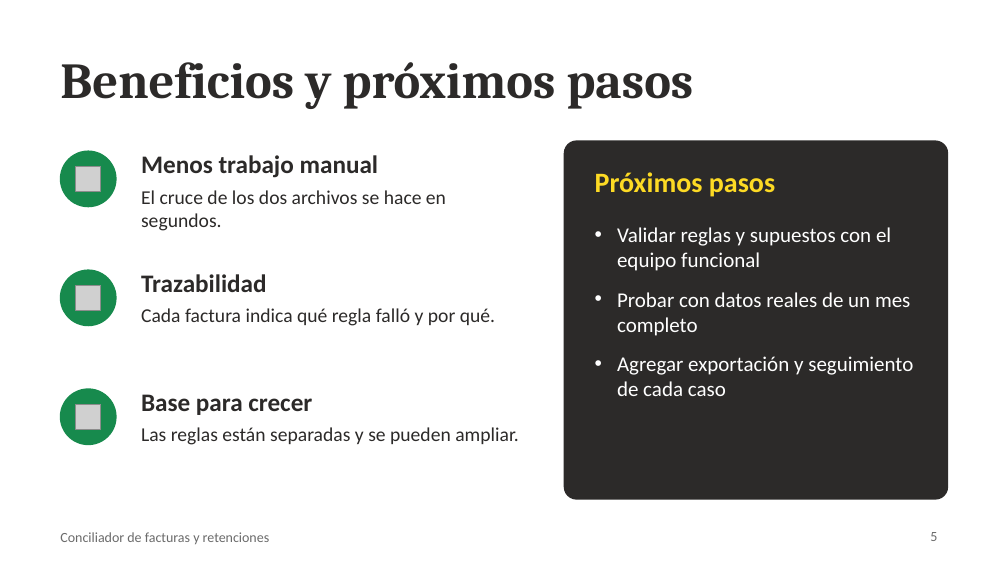
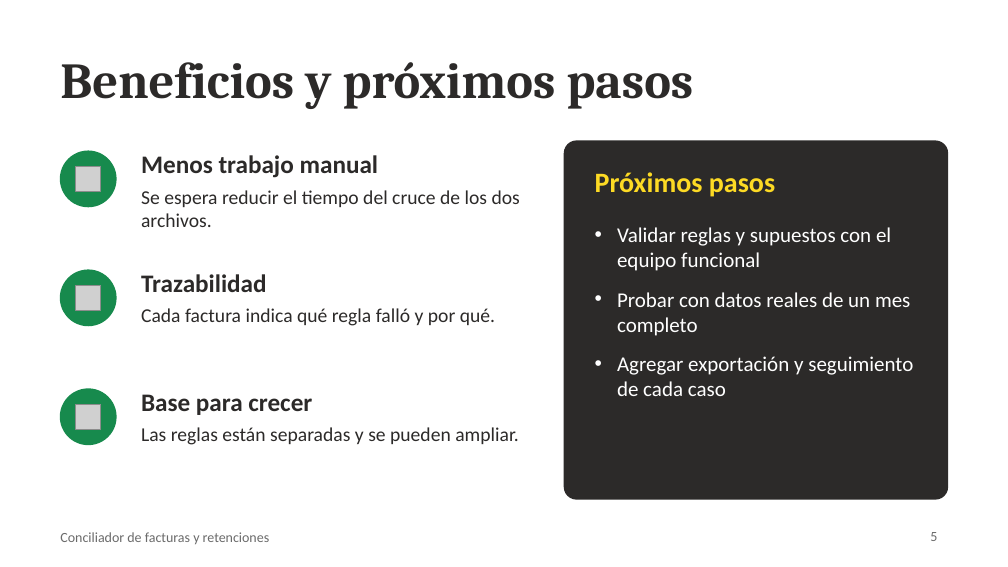
Before and after one commit to jtorres-18/conciliador-facturas-retenciones, a slide deck: slide 5 of Presentacion_Conciliador.pptx. Drawn at 1008x567 pixels with LibreOffice and Linux fonts; fonts in the diff are those of the drawing; grey boxes stand for pictures. Boxes give left, top, right and bottom in pixels: in the first picture for what was removed or moved away, otherwise in the second. Text is boxed around its words. In the diff, an @@ line names an element or a change of style, - is before the commit and + after.

```diff
--- a/Presentacion_Conciliador.pptx
+++ b/Presentacion_Conciliador.pptx
@@ text at [141,190,520,227]: text changed @@
-El cruce de los dos archivos se hace en segundos.
+Se espera reducir el tiempo del cruce de los dos archivos.
```
Also in this commit, not shown: 2 other slides changed, 20 other files.
